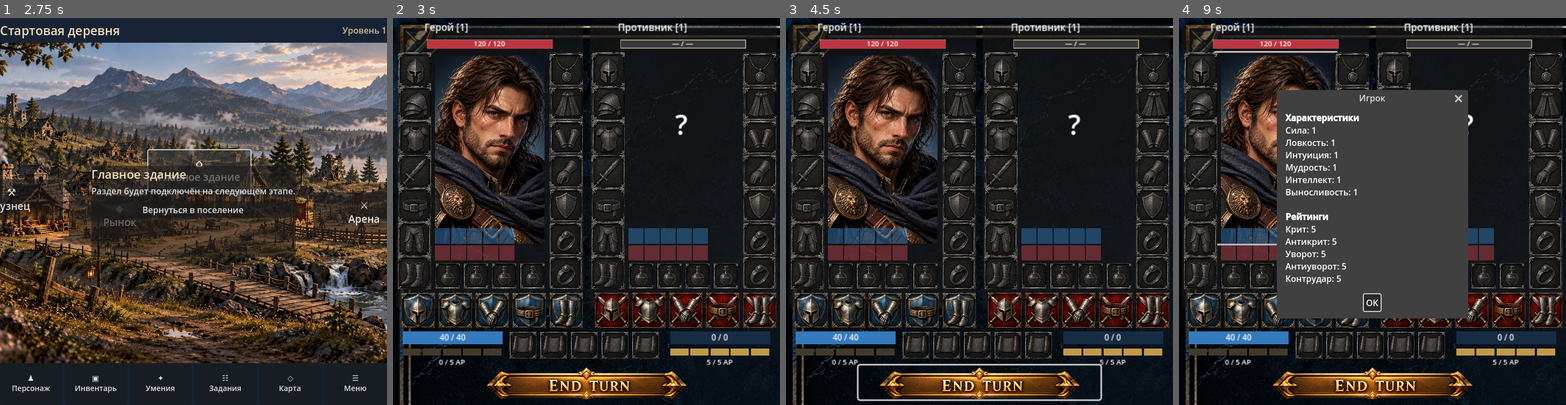
Above: before the commit, frames 1-4 (left to right).
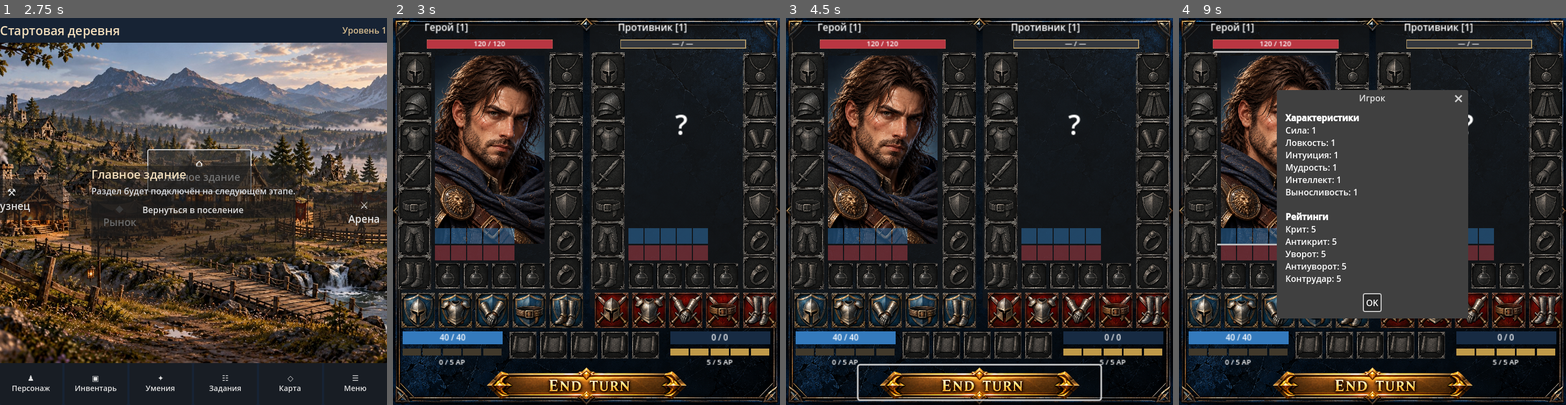
Above: after the commit, the same moments.

Repository: Archoniou1987/Battle-of-Artheon
Game: Godot game, scene res://scenes/main/main.tscn
Two runs of this game, one before a commit and one after it. Both use one fixed random seed, a clock stepped at 60 frames per second and the inputs below.
Inputs (mouse positions are in pixels of both pictures, inside the frame that each line leads up to):
- Up to frame 1 (2.75 s): click "⚒ Кузнец" at 0.5 s; click "◆ Рынок" at 1.25 s; click "⌂ Главное здание" at 2 s
- Up to frame 2 (3 s): click "⚔ Арена" at 2.75 s
- Up to frame 3 (4.5 s): click "♟ Персонаж" at 3.5 s; click "▣ Инвентарь" at 4.25 s
- Up to frame 4 (9 s): click "✦ Умения" at 5 s; click "☷ Задания" at 5.75 s; click "◇ Карта" at 6.5 s; click "☰ Меню" at 7.25 s; click "Вернуться в поселение" at 8 s; click (1275, 149) at 8.77 s

Frame 1 is identical in both runs. In frame 2, 4.9% of the frame differs, in the area x 0-100%, y 0-100%; in frame 3, 4.8%; in frame 4, 4.9%.

Commit message:
Lock arena background to logical 480x480 after tree insertion

Diff:
--- a/ui/arena/arena_screen.gd
+++ b/ui/arena/arena_screen.gd
@@ -170,14 +170,18 @@
 func _build_square() -> void:
 	var arena_background := TextureRect.new()
 	arena_background.texture = load("res://assets/ui/arena/BOA_ARENA_BACKGROUND_V1.png") as Texture2D
+	arena_background.set_anchors_preset(Control.PRESET_TOP_LEFT)
 	arena_background.position = Vector2.ZERO
 	arena_background.custom_minimum_size = Vector2.ZERO
+	arena_background.expand_mode = TextureRect.EXPAND_IGNORE_SIZE
+	arena_background.stretch_mode = TextureRect.STRETCH_SCALE
 	arena_background.size = Vector2(480, 480)
-	arena_background.expand_mode = TextureRect.EXPAND_IGNORE_SIZE
-	arena_background.stretch_mode = TextureRect.STRETCH_KEEP_ASPECT_CENTERED
 	arena_background.clip_contents = true
 	arena_background.mouse_filter = Control.MOUSE_FILTER_IGNORE
 	square_content.add_child(arena_background)
+	# Explicitly set size after entering the scene tree: the background must match
+	# the logical 480x480 arena, never its source PNG pixel dimensions.
+	arena_background.set_deferred("size", Vector2(480, 480))
 	_build_fighter(Vector2(4, 8), true)
 	_build_fighter(Vector2(244, 8), false)
 	var abilities := HBoxContainer.new()
